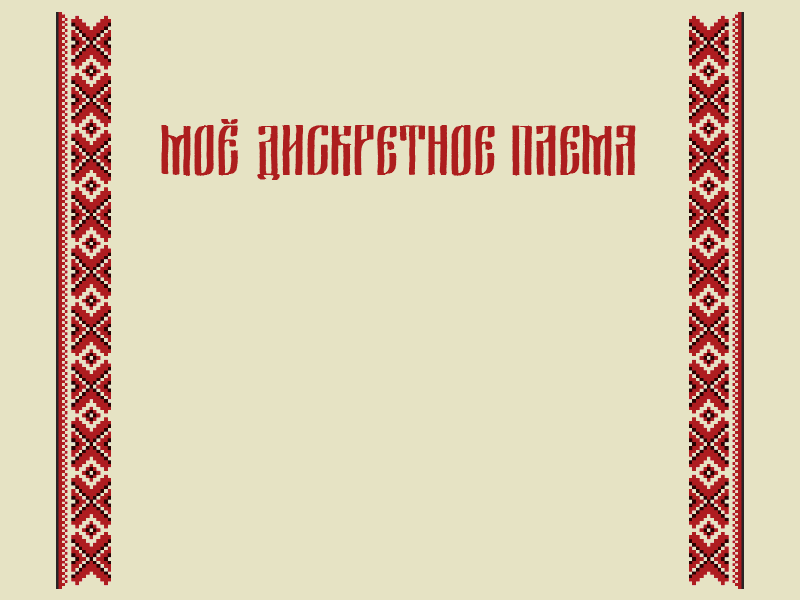
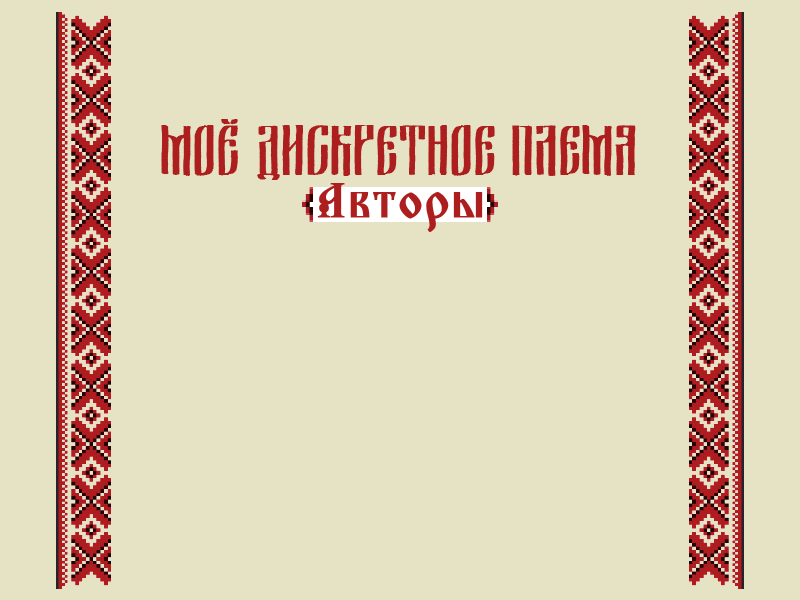
Layer changes from the first 800px x 600px image to the second:
renamed "Моё дискретное племя" to "Авторы", showed it, painted on it over (302, 183, 498, 232)
added layer "Layer 4 copy" (darken) above "Layer 4" over (487, 187, 498, 222)
added layer "Layer 4" (darken) above "Layer 5" over (302, 187, 313, 222)
added layer "Layer 5" above "Моё дискретное племя" over (309, 187, 490, 222)
